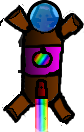
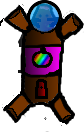
Layered file, before and after one edit (w=84, h=132). Changes by layer:
painted on "rocket" over [35, 99, 48, 132]
